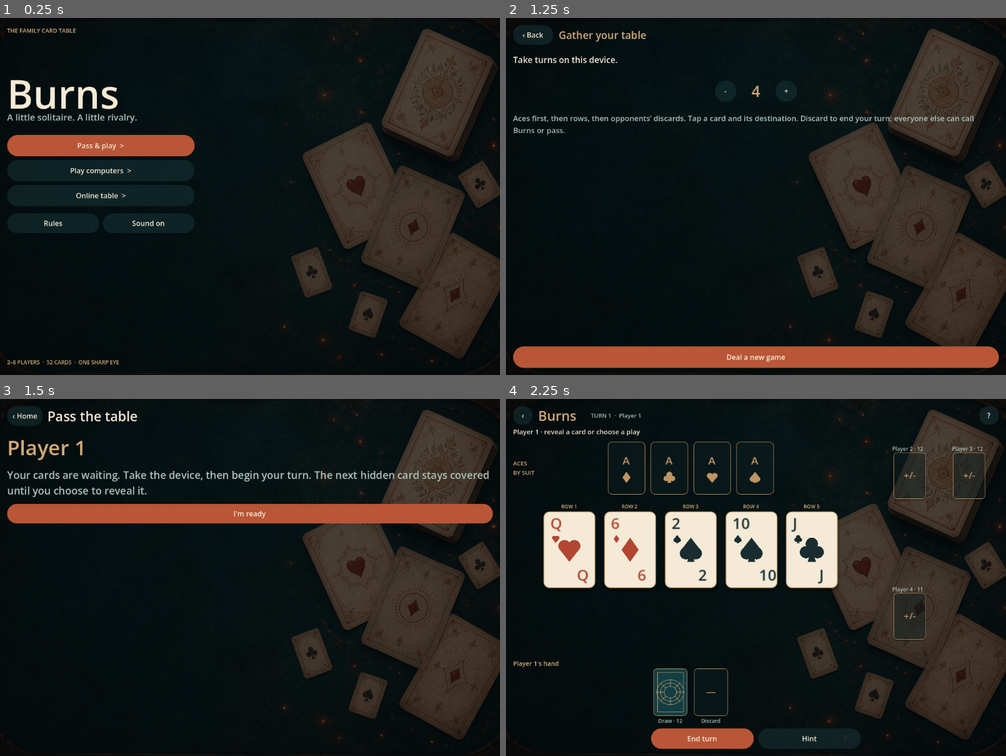
Above: before the commit, frames 1-4 (two rows, left to right).
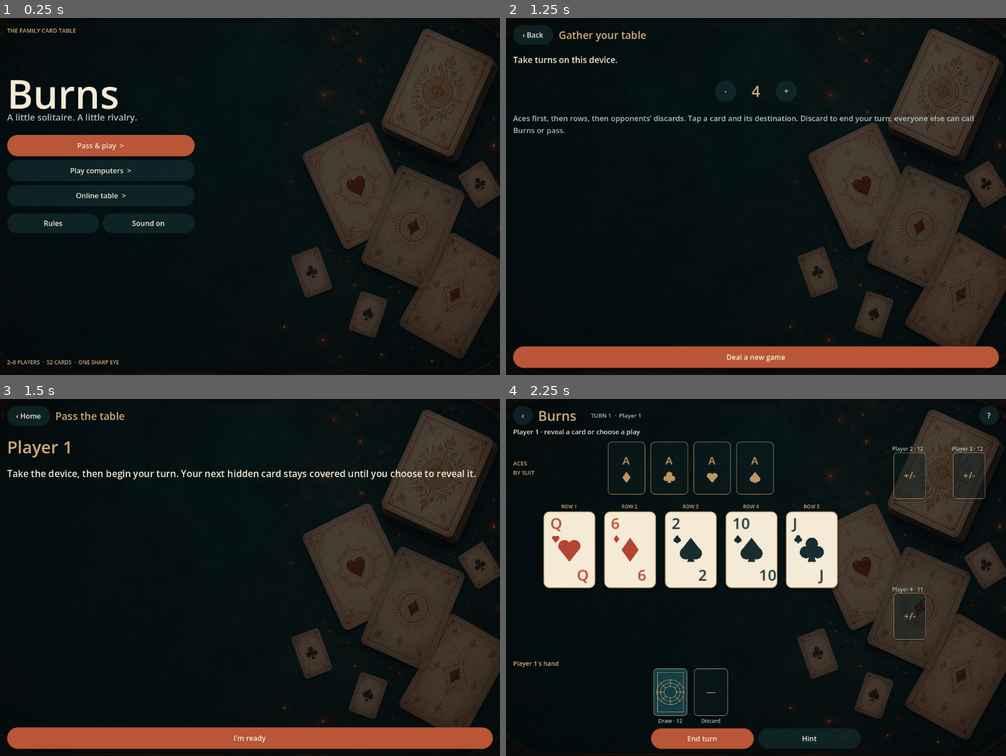
Above: after the commit, the same moments.

Repository: PatGuettler/burns
Game: Godot game, scene res://scenes/main.tscn
Two runs of this game, one before a commit and one after it. Both use one fixed random seed, a clock stepped at 60 frames per second and the inputs below.
Inputs:
- Up to frame 1 (0.25 s): no input
- Up to frame 2 (1.25 s): click "Pass & play >" at 0.5 s
- Up to frame 3 (1.5 s): click "Deal a new game" at 1.25 s
- Up to frame 4 (2.25 s): click "I'm ready" at 2 s

Frames 1-2 are identical in both runs. In frame 3, 14% of the frame differs, in the area x 1-99%, y 3-99%; in frame 4, nothing differs.

Commit message:
Explain Burns decisions and keep turn handoffs within small screens

Diff:
--- a/scripts/main.gd
+++ b/scripts/main.gd
@@ -25,6 +25,8 @@
 var online_url := ""
 var online_name := ""
 var online_code := ""
+var burn_title := ""
+var burn_explanation := ""
 var settings := ConfigFile.new()
 var save_enabled := true
 var offline_mode := "local"
@@ -288,6 +290,7 @@
 		"rules": _show_rules()
 		"setup": _setup(setup_mode)
 		"row": _inspect_row(row_inspection)
+		"burn_result": _show_burn_result()
 		"lobby": _lobby()
 		"online": _online_setup()
 
@@ -312,13 +315,22 @@
 	if source == "discard" and seat != state.active: _target("opponent", seat)
 	elif seat == state.active:
 		if source == "play": _act({"type": "draw"})
-		else: _select({"source": source, "index": seat, "offset": 0})
+		elif source == "discard" and selected.get("source") == "held": _act({"type": "end"})
+		elif state.players[seat][source + "_count"] > 0: _select({"source": source, "index": seat, "offset": 0})
 
 func _handoff(actor: int) -> void:
-	var box := _page("Pass the table")
-	box.add_child(_label(state.players[actor].name, 46, GOLD))
-	box.add_child(_paragraph("Your cards are waiting. Take the device, then begin your turn. The next hidden card stays covered until you choose to reveal it.", 23))
-	box.add_child(_button("I'm ready", func(): handed_to = actor; _show_table(), true))
+	_clear()
+	var layer := BurnsTableView.new()
+	layer.app = self
+	content.add_child(layer)
+	var bounds := size - Vector2(32, 32)
+	layer.size = bounds
+	layer.place(_button("‹ Home", _show_menu), Rect2(0, 0, 96, 44))
+	layer.label_at("Pass the table", Rect2(108, 0, bounds.x - 108, 44), 23, GOLD)
+	layer.label_at(state.players[actor].name, Rect2(0, 64, bounds.x, 56), 38, GOLD)
+	var text := _paragraph("Take the device, then begin your turn. Your next hidden card stays covered until you choose to reveal it.", 21 if bounds.y > 500 else 17, CREAM)
+	layer.place(text, Rect2(0, 136, bounds.x, bounds.y - 200))
+	layer.place(_button("I'm ready", func(): handed_to = actor; _show_table(), true), Rect2(0, bounds.y - 48, bounds.x, 48))
 
 func _act(action: Dictionary, seat := -1) -> void:
 	if seat == -1: seat = local_seat if mode == "online" else _actor()
@@ -335,7 +347,10 @@
 		_save()
 		_tone(action.get("type") == "burn")
 	else: message = error
-	_show_table()
+	if error.is_empty() and action.get("type") == "burn":
+		_prepare_burn_result()
+	else:
+		_show_table()
 
 func _hint() -> void:
 	var available := game.moves().filter(func(m: Dictionary): return not m.optional)
@@ -439,6 +454,8 @@
 	layer.label_at(message, Rect2(0, bounds.y - 24, bounds.x, 24), 14, GOLD)
 
 func _online_state(snapshot: Dictionary) -> void:
+	var previous_phase: String = state.get("phase", "")
+	var keep_result := screen == "burn_result"
 	room = snapshot
 	local_seat = int(snapshot.seat)
 	settings.set_value("network", "credentials", net.credentials)
@@ -447,6 +464,8 @@
 	selected = {}
 	message = ""
 	if state.is_empty(): _lobby()
+	elif keep_result: _show_burn_result()
+	elif previous_phase == "review" and state.phase == "penalty": _prepare_burn_result()
 	else: _show_table()
 
 func _lobby() -> void:
@@ -537,3 +556,21 @@
 		style.set_border_width_all(1 if key == "focus" else 0)
 		style.border_color = GOLD
 		field.add_theme_stylebox_override(key, style)
+
+func _prepare_burn_result() -> void:
+	burn_title = "Burns confirmed" if state.burnt == state.active else "False call"
+	burn_explanation = "\n\n".join(PackedStringArray(state.log.slice(maxi(0, state.log.size() - 2))))
+	_show_burn_result()
+
+func _show_burn_result() -> void:
+	screen = "burn_result"
+	_clear()
+	var layer := BurnsTableView.new()
+	layer.app = self
+	content.add_child(layer)
+	var bounds := size - Vector2(32, 32)
+	layer.size = bounds
+	layer.label_at(burn_title, Rect2(0, 12, bounds.x, 56), 34, GOLD)
+	var text := _paragraph(burn_explanation, 21 if bounds.y > 500 else 16, CREAM)
+	layer.place(text, Rect2(0, 88, bounds.x, bounds.y - 160))
+	layer.place(_button("Continue to the table", _show_table, true), Rect2(0, bounds.y - 48, bounds.x, 48))
--- a/tests/test_ui.gd
+++ b/tests/test_ui.gd
@@ -22,6 +22,8 @@
 		for count in [2, 4, 8]:
 			scene.player_count = count
 			scene._new_game("local")
+			await process_frame
+			_validate(scene, viewport_size)
 			scene.handed_to = 0
 			scene._show_table()
 			await process_frame
@@ -52,6 +54,11 @@
 		scene.room = {"room": "12345678", "seats": []}
 		for i in range(8): scene.room.seats.append({"name": "Player %d" % i, "connected": true})
 		scene._lobby()
+		await process_frame
+		_validate(scene, viewport_size)
+		scene.burn_title = "Burns confirmed"
+		scene.burn_explanation = "Player 2 called Burns. A higher-priority play was skipped. The Ace of Diamonds could play to the Aces area.\n\nPlayer 1 receives a card from every other player."
+		scene._show_burn_result()
 		await process_frame
 		_validate(scene, viewport_size)
 		for page in range(9):
